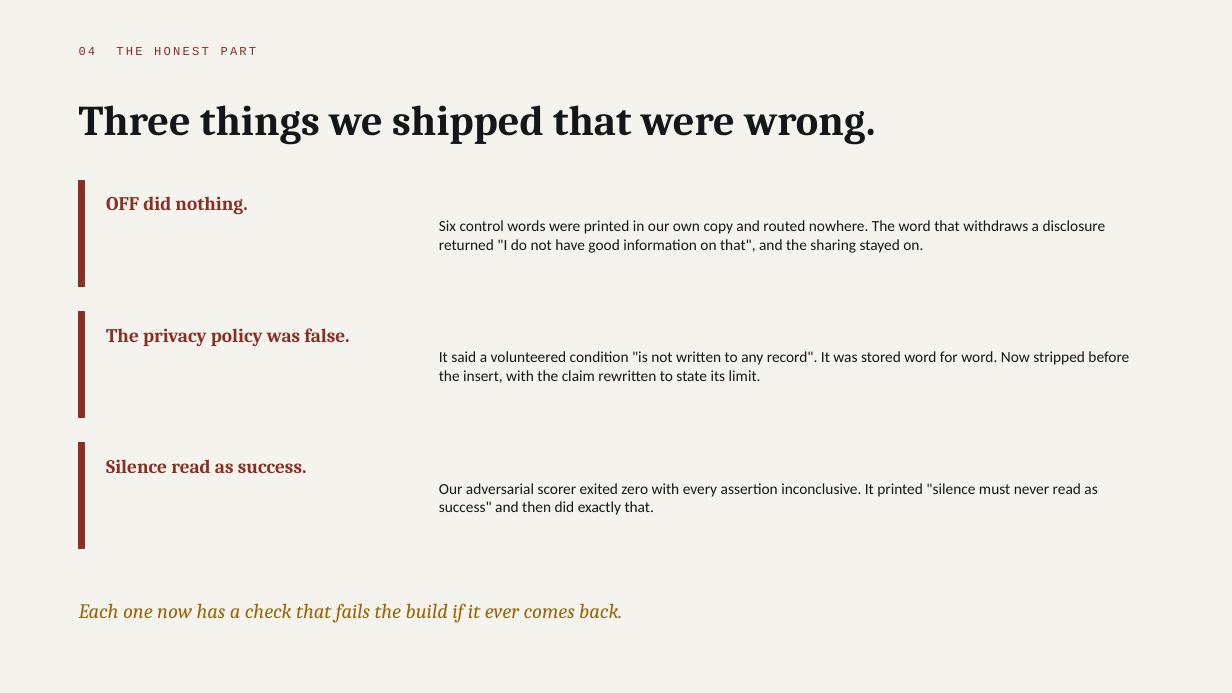
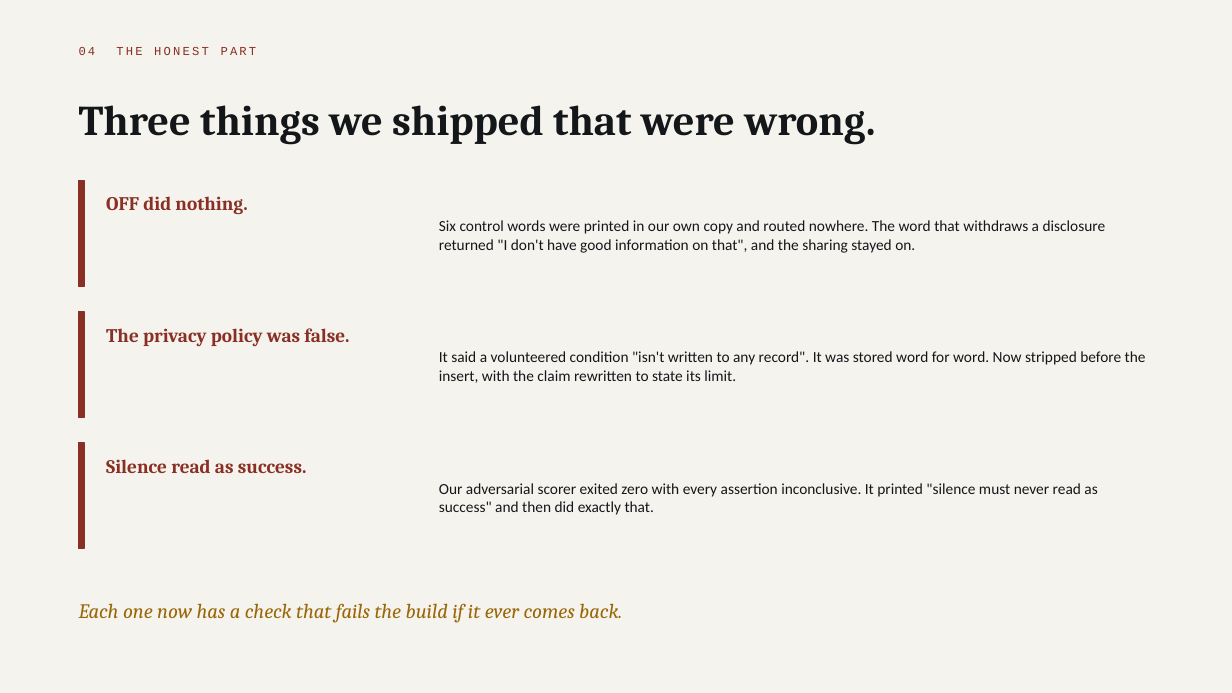
Before and after one commit to parthsevak2/curb-cut, a slide deck: slide 22 of submission/Curb-Cut.pptx. Drawn at 1232x693 pixels with LibreOffice and Linux fonts; fonts in the diff are those of the drawing. Boxes give left, top, right and bottom in pixels: in the first picture for what was removed or moved away, otherwise in the second. Text is boxed around its words. In the diff, an @@ line names an element or a change of style, - is before the commit and + after.

```diff
--- a/submission/Curb-Cut.pptx
+++ b/submission/Curb-Cut.pptx
@@ text at [439,220,1106,253]: text changed @@
-Six control words were printed in our own copy and routed nowhere. The word that withdraws a disclosure returned "I do not have good information on that", and the sharing stayed on.
+Six control words were printed in our own copy and routed nowhere. The word that withdraws a disclosure returned "I don't have good information on that", and the sharing stayed on.
@@ text at [439,351,1146,383]: text changed @@
-It said a volunteered condition "is not written to any record". It was stored word for word. Now stripped before the insert, with the claim rewritten to state its limit.
+It said a volunteered condition "isn't written to any record". It was stored word for word. Now stripped before the insert, with the claim rewritten to state its limit.
```
Also in this commit, not shown: 20 other slides changed, 2 other files.
